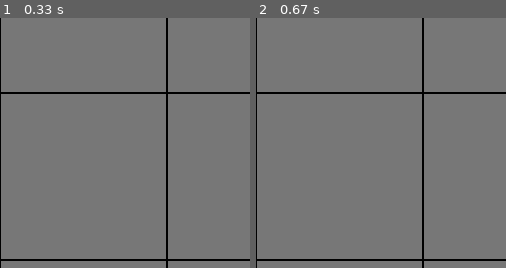
Above: before the commit, frames 1-2 (left to right).
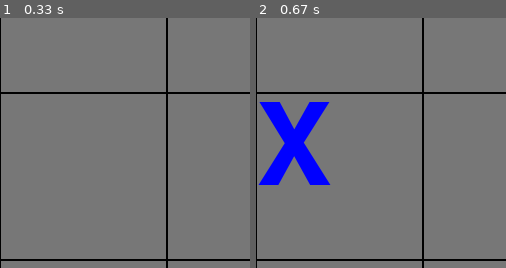
Above: after the commit, the same moments.

Repository: nafiz1001/tic-tac-toe-pygame
Game: pygame game, started from main.py
The game is run twice, just before and just after one commit, with the same random seed, the same clock (stepped at 60 frames per second) and the same inputs.
Inputs (mouse positions are % of the whole screen's width and height, from its top left):
- Up to frame 1 (0.33 s): no input
- Up to frame 2 (0.67 s): press the mouse at (50, 57) at 0.37 s; move the mouse to (38, 54) at 0.47 s; release the mouse at (26, 51) at 0.6 s
The pictures show only the part of the screen within x 0-50%, y 18-68%; the shares and areas given below are measured in that part.

Frame 1 is identical in both runs. In frame 2, 4.7% of the frame differs, in the area x 0-30%, y 33-67%.

Commit message:
pygame implementation

Diff:
--- a/main.py
+++ b/main.py
@@ -1,19 +1,29 @@
 import sys, pygame
+import tictactoe
+
+ttt = tictactoe.TicTacToe()
 
 pygame.init()
 
 size = width, height = 500, 500
+cellsize = cellwidth, cellheight = width / 3, height / 3
 
 screen = pygame.display.set_mode(size)
 pygame.display.set_caption("Tic-Tac-Toe")
 
+font = pygame.font.Font(None, int(min(cellwidth, cellheight)))
+SYMBOLS = {
+    tictactoe.TicTacToe.X: font.render("X", True, (0, 0, 0xFF)),
+    tictactoe.TicTacToe.O: font.render("O", True, (0xFF, 0, 0)),
+}
+
 
 def draw_grid(surface):
-    cellrect = pygame.rect.Rect(0, 0, width / 3, height / 3)
+    cellrect = pygame.rect.Rect(0, 0, cellwidth, cellheight)
 
     for y in range(3):
         for x in range(3):
-            cellrect.size = (width / 3, height / 3)
+            cellrect.size = (cellwidth, cellheight)
             cellrect.topleft = (x * cellrect.width, y * cellrect.height)
             pygame.draw.rect(surface, 0x000000, cellrect)
             cellrect.inflate_ip(-2, -2)
@@ -26,6 +36,18 @@
     for event in pygame.event.get():
         if event.type == pygame.QUIT:
             sys.exit()
+        if event.type == pygame.MOUSEBUTTONUP:
+            pos = pygame.mouse.get_pos()
+            pos = (pos[0] // cellwidth, pos[1] // cellheight)
+            curr_player = ttt.curr_player()
+            if ttt.play(*pos):
+                textpos = SYMBOLS[curr_player].get_rect(
+                    x=pos[0] * cellwidth, y=pos[1] * cellheight
+                )
+                screen.blit(SYMBOLS[curr_player], textpos)
+        if event.type == pygame.KEYDOWN and event.key == pygame.K_r:
+            ttt.reset()
+            draw_grid(screen)
 
     pygame.display.flip()
     pygame.time.wait(10)
